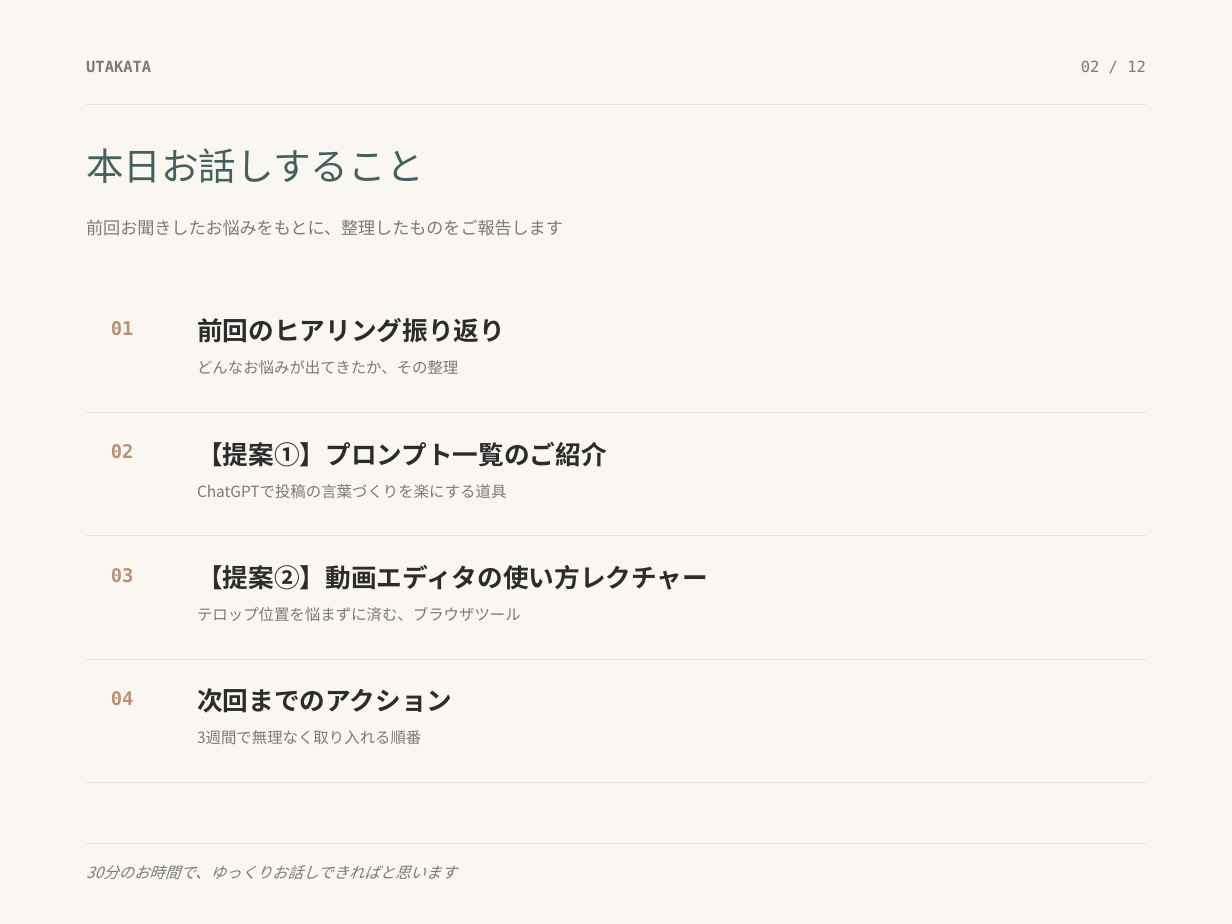
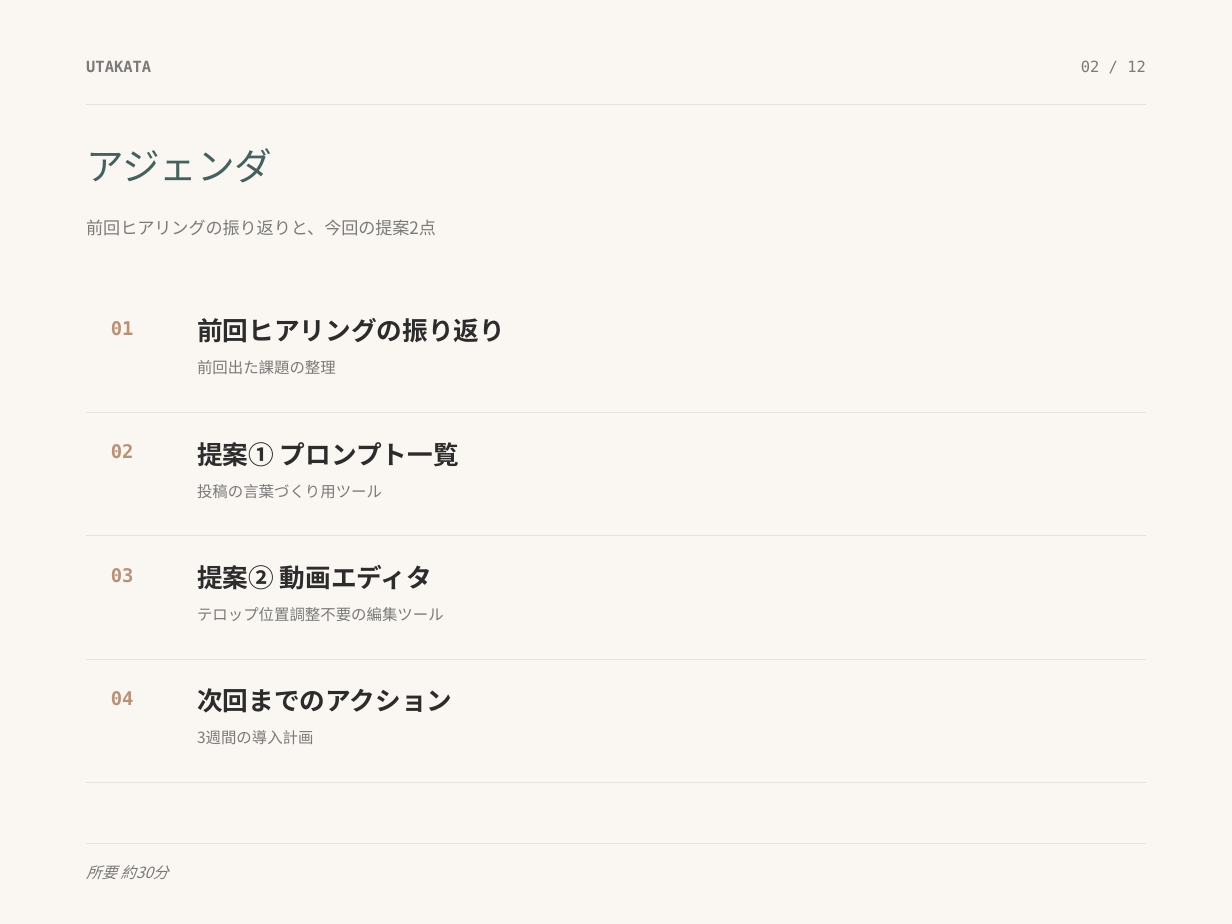
Before and after one commit to yamada-netizen/utakata-subtitle, a slide deck: slide 2 of salon-slides.pptx. Drawn at 1232x924 pixels with LibreOffice and Linux fonts; fonts in the diff are those of the drawing. Boxes give left, top, right and bottom in pixels: in the first picture for what was removed or moved away, otherwise in the second. Text is boxed around its words. In the diff, an @@ line names an element or a change of style, - is before the commit and + after.

```diff
--- a/salon-slides.pptx
+++ b/salon-slides.pptx
@@ text at <box>86,148,272,183</box>: text changed @@
-本日お話しすること
+アジェンダ
@@ text at <box>86,219,436,236</box>: text changed @@
-前回お聞きしたお悩みをもとに、整理したものをご報告します
+前回ヒアリングの振り返りと、今回の提案2点
@@ text at <box>197,318,505,343</box>: text changed @@
-前回のヒアリング振り返り
+前回ヒアリングの振り返り
@@ text at <box>197,360,336,374</box>: text changed @@
-どんなお悩みが出てきたか、その整理
+前回出た課題の整理
@@ text at <box>197,442,459,467</box>: text changed @@
-【提案①】プロンプト一覧のご紹介
+提案① プロンプト一覧
@@ text at <box>197,484,382,498</box>: text changed @@
-ChatGPTで投稿の言葉づくりを楽にする道具
+投稿の言葉づくり用ツール
@@ text at <box>197,565,432,590</box>: text changed @@
-【提案②】動画エディタの使い方レクチャー
+提案② 動画エディタ
@@ text at <box>197,607,444,621</box>: text changed @@
-テロップ位置を悩まずに済む、ブラウザツール
+テロップ位置調整不要の編集ツール
@@ text at <box>197,730,313,744</box>: text changed @@
-3週間で無理なく取り入れる順番
+3週間の導入計画
@@ text at <box>86,865,168,879</box>: text changed @@
-30分のお時間で、ゆっくりお話しできればと思います
+所要 約30分
```
Also in this commit, not shown: 11 other slides changed, 1 slide added, 1 slide removed, 2 other files.
